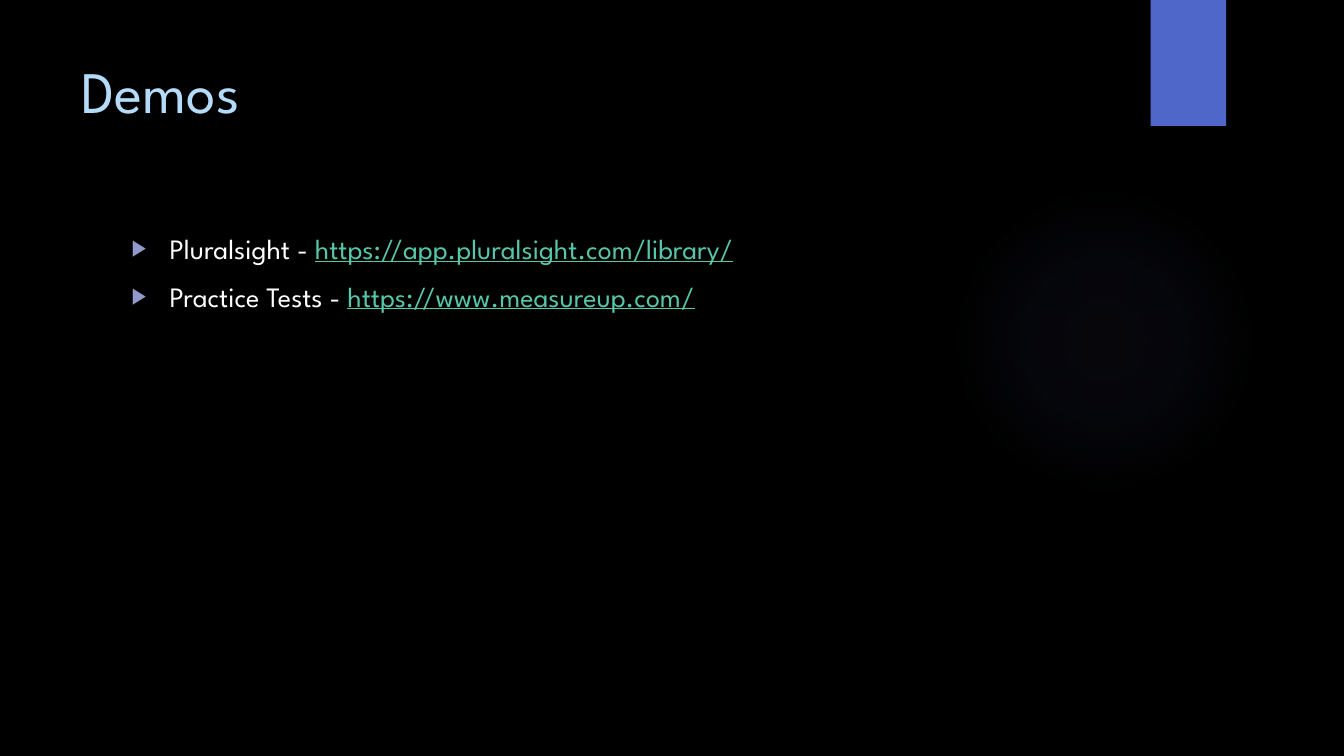
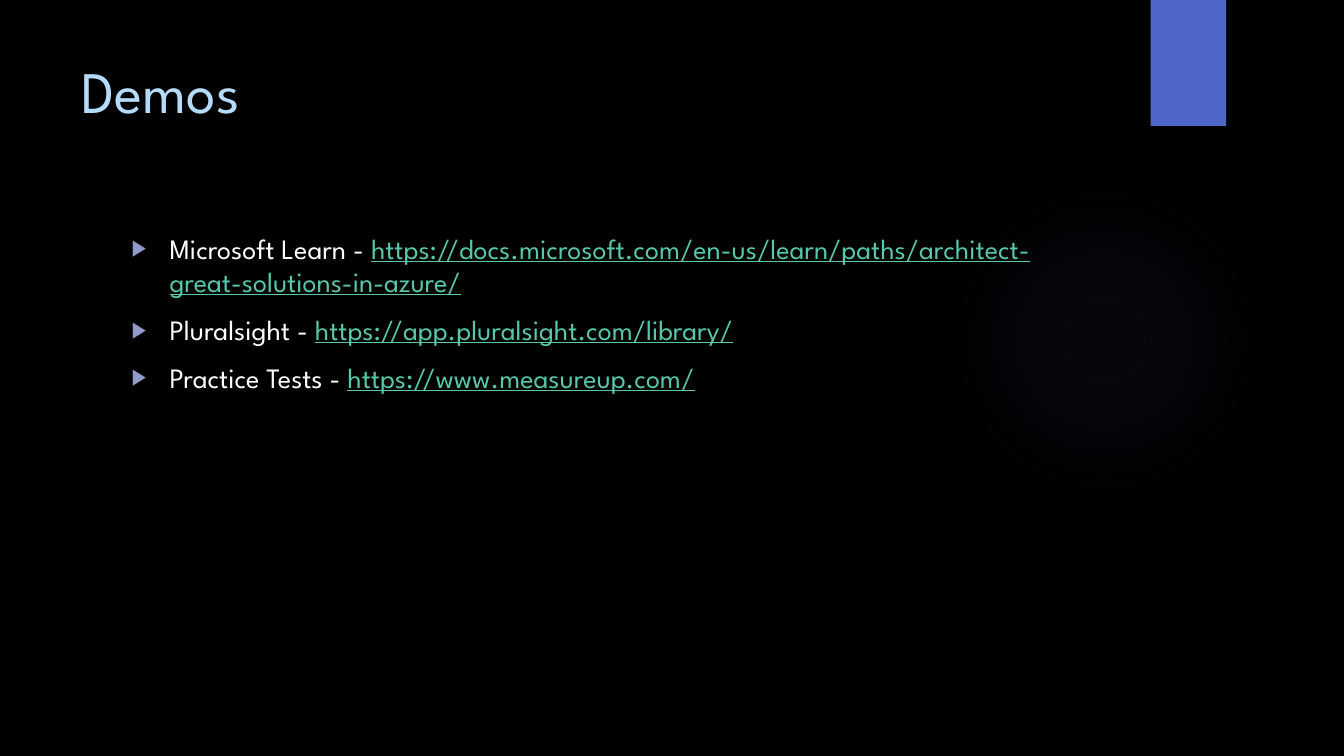
Before and after one commit to eflamm/presentations, a slide deck: slide 13 of Azure Role Based Certification.pptx. Drawn at 1344x756 pixels with LibreOffice and Linux fonts; fonts in the diff are those of the drawing; background and template pictures are left out. Boxes give left, top, right and bottom in pixels: in the first picture for what was removed or moved away, otherwise in the second. Text is boxed around its words. In the diff, an @@ line names an element or a change of style, - is before the commit and + after.

```diff
--- a/Azure Role Based Certification.pptx
+++ b/Azure Role Based Certification.pptx
@@ text at box(170, 239, 1030, 298): paragraph added @@
+▶ Microsoft Learn - https://docs.microsoft.com/en-us/learn/paths/architect-great-solutions-in-azure/
```
Also in this commit, not shown: 1 other slide changed, 1 slide added, 1 slide removed.
